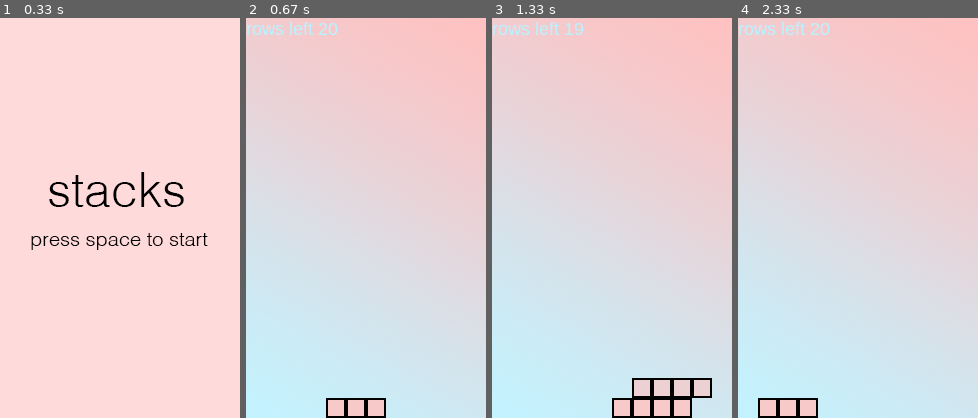
Above: before the commit, frames 1-4 (left to right).
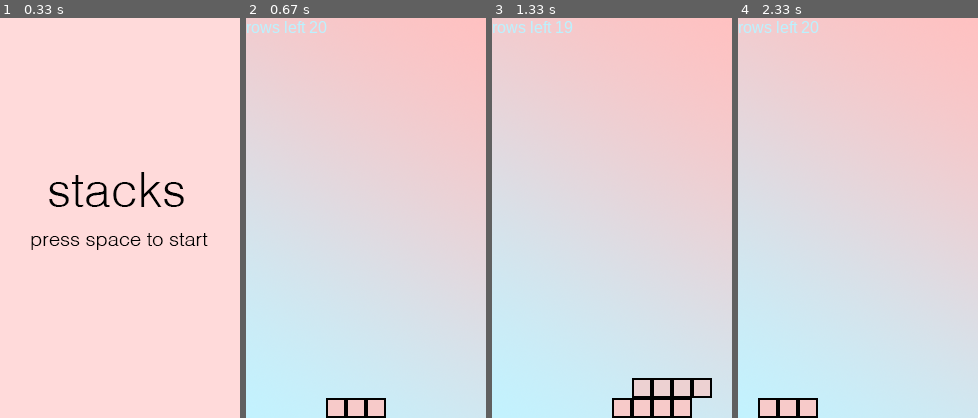
Above: after the commit, the same moments.

Repository: lshirase/pygame
Game: pygame game, started from main.py
The game is run twice, just before and just after one commit, with the same random seed, the same clock (stepped at 60 frames per second) and the same inputs.
Inputs:
- Up to frame 1 (0.33 s): no input
- Up to frame 2 (0.67 s): tap Space at 0.33 s
- Up to frame 3 (1.33 s): tap Enter at 0.67 s; tap Space at 1 s
- Up to frame 4 (2.33 s): tap Space at 1.4, 1.7, 1.9, 2.23 s

Frame 1 is identical in both runs. In frame 2, 0.5% of the frame differs, in the area x 0-38%, y 0-5%; in frame 3, 0.5%; in frame 4, 0.5%.

Commit message:
block class finally woo

Diff:
--- a/main.py
+++ b/main.py
@@ -36,11 +36,19 @@
 
 images = ( pygame.image.load(os.path.join('backgrounds', 'first.png')), pygame.image.load(os.path.join('backgrounds', 'main.png')), pygame.image.load(os.path.join('backgrounds', 'lose.png')), pygame.image.load(os.path.join('backgrounds', 'youwon.png')))
 
+class Block(object):
+	def __init__(self):
+		self.x_position = 0
+		self.y_position = BOARD_HEIGHT - 1
+		self.col = (247, 202, 201)
+		self.block_width = 3
+
+
 class Scoreboard(pygame.sprite.Sprite):
 	def __init__(self):
 		pygame.sprite.Sprite.__init__(self)
 		self.rows = 20
-		self.font = pygame.font.SysFont("Helvetica", 18)
+		self.font = pygame.font.SysFont("Helvetica", 16)
 
 	def update(self):
 		self.text = "rows left %d" % (self.rows)
@@ -54,14 +62,7 @@
 		self.current_speed = 50
 		self.board = []
 		self.direction = 1
-		self.x_position = 0
-		self.y_position = BOARD_HEIGHT - 1
-		self.old_y = self.y_position
-		self.block_width = 3
 		self.current_level = 0
-		self.col = (247, 202, 201)
-		self.prevcol = 0
-		self.colorreverse = False
 		self.play = True
 		self.game_status= INTRO
 
@@ -74,18 +75,19 @@
 		self.screen = pygame.display.set_mode( SCREEN_SIZE )
 		pygame.mixer.music.load(os.path.join('sounds', 'soundtrack.ogg'))
 		pygame.mixer.music.play(-1)
-
-		self.reset_game()
+		block = Block()
+		self.reset_game(block)
 		scoreboard = Scoreboard()
 		scoreSprite = pygame.sprite.Group(scoreboard)
 
+
 		while(self.play):
 
 
 
-			self.movement()
-			self.update_board_info()
-			self.update_screen(self.screen,scoreSprite)
+			self.movement(block)
+			self.update_board_info(block)
+			self.update_screen(self.screen,scoreSprite,block)
 			scoreSprite.update()
 			scoreSprite.draw(self.screen)
 
@@ -95,65 +97,65 @@
 			for event in pygame.event.get():
 				if event.type == KEYDOWN:
 					if event.key == K_SPACE:
-						self.key_hit(scoreboard, scoreSprite)
+						self.key_hit(scoreboard, scoreSprite, block)
 						pygame.display.flip()
 
 
 					##bug checking, makes it easier to check win state
 					if event.key == K_RETURN:
-						self.x_position -= 1
-						if (self.x_position < 0):
-							self.x_position = 0
-						self.block_width += 1
-						if (self.block_width >= BOARD_WIDTH):
-							self.block_width = BOARD_WIDTH - 1
-
-
-
-
-
-
-
-
-
-	def movement(self):
+						block.x_position -= 1
+						if (block.x_position < 0):
+							block.x_position = 0
+						block.block_width += 1
+						if (block.block_width >= BOARD_WIDTH):
+							block.block_width = BOARD_WIDTH - 1
+
+
+
+
+
+
+
+
+
+	def movement(self,block):
 
 		if self.game_status== PLAYING:
 			current_time = pygame.time.get_ticks()
 			if (self.last_time + self.current_speed <= current_time):
-				new_x = self.x_position + self.direction
-				if (new_x < 0) or (new_x + self.block_width > BOARD_WIDTH):
+				new_x = block.x_position + self.direction
+				if (new_x < 0) or (new_x + block.block_width > BOARD_WIDTH):
 					self.direction = -self.direction
 
-				self.x_position += self.direction
+				block.x_position += self.direction
 
 				self.last_time = current_time
 
-	def update_board_info(self):
-		self.clear_row(self.y_position)
-		self.fill_current_row()
-
-
-	def clear_row(self,y):
+	def update_board_info(self,block):
+		self.clear_row(block)
+		self.fill_current_row(block)
+
+
+	def clear_row(self,block):
 		for x in range(BOARD_WIDTH):
-			self.board[x][y] = 0
-
-	def fill_current_row(self):
-		self.x_position, self.y_position, self.block_width
-		for x in range(self.x_position, self.x_position + self.block_width):
-			self.board[x][self.y_position] = 1
-
-	def update_screen(self,screen,scoreSprite):
+			self.board[x][block.y_position] = 0
+
+	def fill_current_row(self,block):
+
+		for x in range(block.x_position, block.x_position + block.block_width):
+			self.board[x][block.y_position] = 1
+
+	def update_screen(self,screen,scoreSprite,block):
 
 
 		self.screen.blit(images[self.game_status], (0,0,SCREEN_WIDTH,SCREEN_HEIGHT), (0,0,SCREEN_WIDTH,SCREEN_HEIGHT))
 
 		if self.game_status== PLAYING:
-			if self.y_position < SCREEN_HEIGHT - 3:
+			if block.y_position < SCREEN_HEIGHT - 3:
 				self.screen.blit(images[self.game_status], (0,0,SCREEN_WIDTH,SCREEN_HEIGHT - 15), (0,0,SCREEN_WIDTH,SCREEN_HEIGHT - 15))
 
 			scoreSprite.draw(self.screen)
-			self.draw_board(self.screen)
+			self.draw_board(self.screen,block)
 
 
 
@@ -171,67 +173,67 @@
 
 		pygame.display.flip()
 
-	def draw_board(self,screen):
+	def draw_board(self,screen,block):
 		for x in range(BOARD_WIDTH):
 			for y in range(BOARD_HEIGHT):
 				if self.board[x][y] == 1:
-					self.draw_tile(self.screen, x, y)
-
-
-
-
-
-
-
-	def draw_tile(self,screen, x, y):
-
-		if self.colorreverse == False:
-			try:
-				self.col = TILE_COlOR_LIST_ONE[self.prevcol + 1]
-			except:
-				self.colorreverse == True
-				self.col = TILE_COlOR_LIST_ONE[self.prevcol - 1]
-
-		else:
-			try:
-				self.col = TILE_COlOR_LIST_ONE[self.prevcol - 1]
-			except:
-				self.colorreverse == False
-				self.col = TILE_COlOR_LIST_ONE[self.prevcol + 1]
+					self.draw_tile(self.screen, x, y,block)
+
+
+
+
+
+
+
+	def draw_tile(self,screen, x, y,block):
+
+		# if self.colorreverse == False:
+		# 	try:
+		# 		block.col = TILE_COlOR_LIST_ONE[self.prevcol + 1]
+		# 	except:
+		# 		self.colorreverse == True
+		# 		self.col = TILE_COlOR_LIST_ONE[self.prevcol - 1]
+
+		# else:
+		# 	try:
+		# 		self.col = TILE_COlOR_LIST_ONE[self.prevcol - 1]
+		# 	except:
+		# 		self.colorreverse == False
+		# 		self.col = TILE_COlOR_LIST_ONE[self.prevcol + 1]
 
 		if y == BOARD_HEIGHT - 1:
-			self.col = TILE_COlOR_LIST_ONE[0]
+			block.col = TILE_COlOR_LIST_ONE[0]
 		elif y == BOARD_HEIGHT - 2:
-			self.col = TILE_COlOR_LIST_ONE[1]
+			block.col = TILE_COlOR_LIST_ONE[1]
 		elif y == BOARD_HEIGHT - 3:
-			self.col = TILE_COlOR_LIST_ONE[2]
+			block.col = TILE_COlOR_LIST_ONE[2]
 		elif y == BOARD_HEIGHT - 4:
-			self.col = TILE_COlOR_LIST_ONE[3]
+			block.col = TILE_COlOR_LIST_ONE[3]
 		elif y == BOARD_HEIGHT - 5:
-			self.col = TILE_COlOR_LIST_ONE[4]
+			block.col = TILE_COlOR_LIST_ONE[4]
 		elif y == BOARD_HEIGHT - 6:
-			self.col = TILE_COlOR_LIST_ONE[5]
+			block.col = TILE_COlOR_LIST_ONE[5]
 		elif y == BOARD_HEIGHT - 7:
-			self.col = TILE_COlOR_LIST_ONE[6]
+			block.col = TILE_COlOR_LIST_ONE[6]
 		elif y == BOARD_HEIGHT - 8:
-			self.col = TILE_COlOR_LIST_ONE[5]
+			block.col = TILE_COlOR_LIST_ONE[5]
 		elif y == BOARD_HEIGHT - 9:
-			self.col = TILE_COlOR_LIST_ONE[4]
+			block.col = TILE_COlOR_LIST_ONE[4]
 		elif y == BOARD_HEIGHT - 10:
-			self.col = TILE_COlOR_LIST_ONE[3]
+			block.col = TILE_COlOR_LIST_ONE[3]
 		elif y == BOARD_HEIGHT - 11:
-			self.col = TILE_COlOR_LIST_ONE[2]
+			block.col = TILE_COlOR_LIST_ONE[2]
 		elif y == BOARD_HEIGHT - 12:
-			self.col = TILE_COlOR_LIST_ONE[1]
+			block.col = TILE_COlOR_LIST_ONE[1]
 		elif y == BOARD_HEIGHT - 13:
-			self.col = TILE_COlOR_LIST_ONE[0]
-
-
-		pygame.draw.rect(self.screen, self.col, (x * TILE_WIDTH, y * TILE_HEIGHT, TILE_WIDTH, TILE_HEIGHT))
+			block.col = TILE_COlOR_LIST_ONE[0]
+
+
+		pygame.draw.rect(self.screen, block.col, (x * TILE_WIDTH, y * TILE_HEIGHT, TILE_WIDTH, TILE_HEIGHT))
 		pygame.draw.rect(self.screen, (0, 0, 0), (x * TILE_WIDTH, y * TILE_HEIGHT, TILE_WIDTH, TILE_HEIGHT), 2)
 
 
-	def reset_game(self):
+	def reset_game(self,block):
 
 		self.clear_board()
 
@@ -239,42 +241,42 @@
 
 		self.game_status= INTRO
 
-		self.x_position = 0
-		self.y_position = BOARD_HEIGHT - 1
+		block.x_position = 0
+		block.y_position = BOARD_HEIGHT - 1
 		self.current_level = 0
 		self.current_speed = TILE_SPEED[self.current_level]
-		self.block_width = 3
-
-
-	def key_hit(self,scoreboard, scoreSprite):
+		block.block_width = 3
+
+
+	def key_hit(self,scoreboard, scoreSprite, block):
 
 		goodsound = pygame.mixer.Sound(os.path.join('sounds', 'good.ogg'))
 		badsound = pygame.mixer.Sound(os.path.join('sounds', 'bad.ogg'))
 		losesound = pygame.mixer.Sound(os.path.join('sounds', 'lose.ogg'))
-		tempwidth = self.block_width
+		tempwidth = block.block_width
 		if self.game_status== PLAYING:
-			if self.y_position < BOARD_HEIGHT - 1:
-				for x in range(self.x_position, self.x_position + self.block_width):
-					if self.board[x][self.y_position + 1] == 0: # If they're standing on a block that did not work
-						self.block_width -= 1 # Then next time, give them one less block
-						self.board[x][self.y_position] = 0 # Also, get rid of this block that isn't standing on solid ground.
+			if block.y_position < BOARD_HEIGHT - 1:
+				for x in range(block.x_position, block.x_position + block.block_width):
+					if self.board[x][block.y_position + 1] == 0: # If they're standing on a block that did not work
+						block.block_width -= 1 # Then next time, give them one less block
+						self.board[x][block.y_position] = 0 # Also, get rid of this block that isn't standing on solid ground.
 			##plays a good sound if player doesn't lose a block
-			if self.block_width == tempwidth:
+			if block.block_width == tempwidth:
 				goodsound.play()
 			##plays a bad sound if player loses a block
 			else:
 				badsound.play()
-			self.y_position -= 1
+			block.y_position -= 1
 			scoreboard.rows -=1
 			self.current_level += 1
-			self.win_lose()
+			self.win_lose(block)
 			if self.game_status== LOSE:
 				losesound.play()
 				scoreboard.rows = WIN_LEVEL
 		elif self.game_status== INTRO:
 			self.game_status= PLAYING
 		elif self.game_status== LOSE:
-			self.reset_game()
+			self.reset_game(block)
 			self.game_status= INTRO
 		else:
 			self.play = False
@@ -282,10 +284,10 @@
 
 
 
-	def win_lose(self):
-
-
-		if self.block_width == 0:
+	def win_lose(self,block):
+
+
+		if block.block_width == 0:
 			self.game_status= LOSE
 		elif self.current_level == WIN_LEVEL:
 		 	self.game_status= WIN
